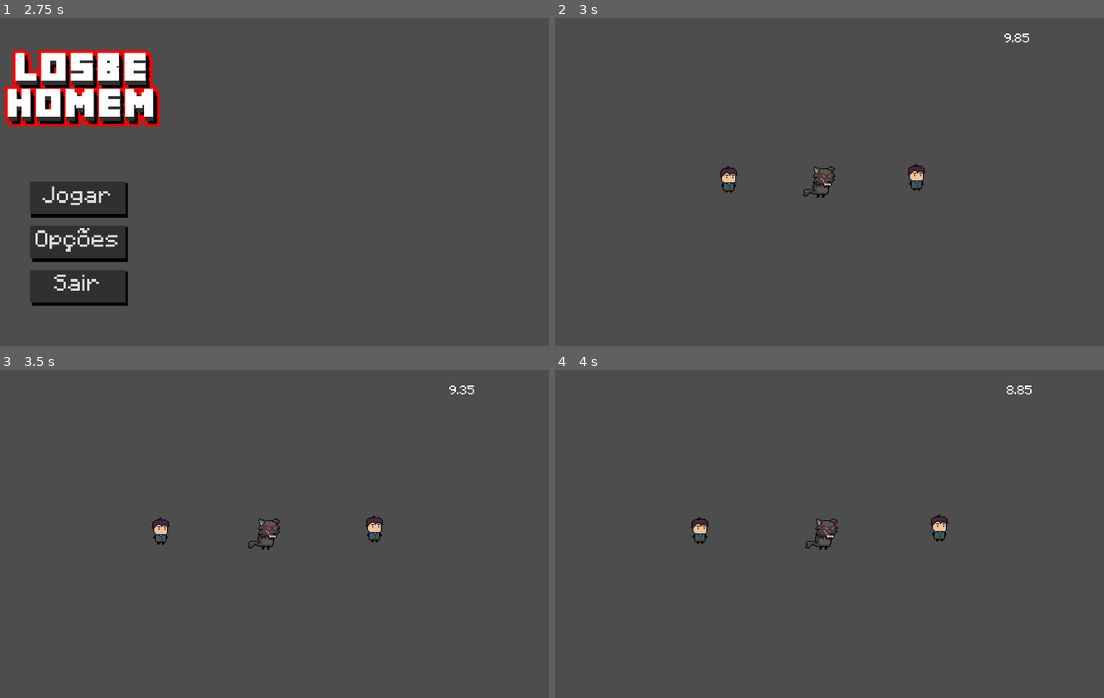
Above: before the commit, frames 1-4 (two rows, left to right).
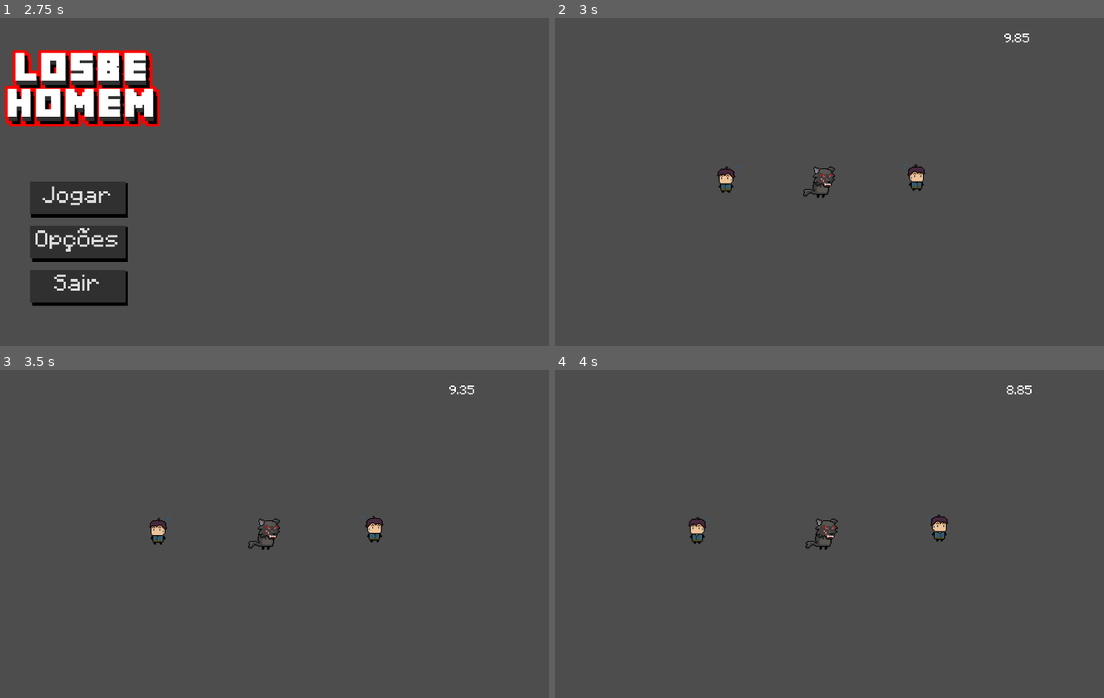
Above: after the commit, the same moments.

Repository: TheBadGuy616/Gamejam-Plus
Game: Godot game, scene res://Interfaces/menuOpcoes.tscn
Same seed, same stepped clock (60 frames per second), same inputs: the game is played once before the commit and once after it. The project has no main scene, so this scene is started directly.
Inputs (mouse positions are in pixels of both pictures, inside the frame that each line leads up to):
- Up to frame 1 (2.75 s): click "Jogar" at 0.5 s; click "Jogar" at 1.25 s; click "Opções" at 2 s
- Up to frame 2 (3 s): click "Jogar" at 2.75 s
- Up to frame 3 (3.5 s): no input
- Up to frame 4 (4 s): move the mouse to (950, 517) at 3.52 s; hold Right (ui_right) from 3.53 s (still down)

Frame 1 is identical in both runs. In frame 2, 0.2% of the frame differs, in the area x 29-68%, y 44-54%; in frame 3, 0.2%; in frame 4, 0.2%.

Commit message:
animacao Pessoa funcionando

Diff:
--- a/losbehomemauuooooouuuu/Personagens/pessoa.tscn
+++ b/losbehomemauuooooouuuu/Personagens/pessoa.tscn
@@ -1,7 +1,32 @@
-[gd_scene load_steps=6 format=3 uid="uid://b855ws05qdikb"]
+[gd_scene load_steps=9 format=3 uid="uid://b855ws05qdikb"]
 
 [ext_resource type="Script" uid="uid://bmq6dus63p7af" path="res://scritps/Pessoa.gd" id="1_pfggf"]
+[ext_resource type="Texture2D" uid="uid://ckhl0njkauevo" path="res://Sprites/pessoa3.png" id="2_4n850"]
 [ext_resource type="Texture2D" uid="uid://ct2dwc1kmxecy" path="res://Sprites/pessoa1.png" id="2_5a7ko"]
+[ext_resource type="Texture2D" uid="uid://4lk4cqgliapj" path="res://Sprites/pessoa4.png" id="3_qlhj1"]
+
+[sub_resource type="SpriteFrames" id="SpriteFrames_ii53p"]
+resource_name = "A"
+animations = [{
+"frames": [{
+"duration": 1.0,
+"texture": ExtResource("2_4n850")
+}, {
+"duration": 1.0,
+"texture": ExtResource("3_qlhj1")
+}],
+"loop": true,
+"name": &"Fugindo",
+"speed": 9.0
+}, {
+"frames": [{
+"duration": 1.0,
+"texture": ExtResource("2_5a7ko")
+}],
+"loop": true,
+"name": &"Parado",
+"speed": 1.0
+}]
 
 [sub_resource type="CapsuleShape2D" id="CapsuleShape2D_v5cb8"]
 radius = 59.0
@@ -18,21 +43,27 @@
 position = Vector2(-8, 8)
 script = ExtResource("1_pfggf")
 
-[node name="Sprite2D" type="Sprite2D" parent="."]
-texture = ExtResource("2_5a7ko")
+[node name="AnimatedSprite2D" type="AnimatedSprite2D" parent="."]
+sprite_frames = SubResource("SpriteFrames_ii53p")
+animation = &"Fugindo"
+autoplay = "Parado"
+frame_progress = 0.76138395
 
 [node name="CollisionPolygon2D" type="CollisionShape2D" parent="."]
+visible = false
 position = Vector2(15, 32.000004)
 scale = Vector2(1.2985715, 1.1066667)
 shape = SubResource("CapsuleShape2D_v5cb8")
 
 [node name="AreaDeteccao" type="Area2D" parent="."]
+visible = false
 
 [node name="DeteccaoShape" type="CollisionShape2D" parent="AreaDeteccao"]
 position = Vector2(3, 0)
 shape = SubResource("CircleShape2D_3rpey")
 
 [node name="IrDeVala" type="Area2D" parent="."]
+visible = false
 scale = Vector2(3.9200003, 1)
 
 [node name="CollisionShape2D" type="CollisionShape2D" parent="IrDeVala"]
--- a/losbehomemauuooooouuuu/scritps/Pessoa.gd
+++ b/losbehomemauuooooouuuu/scritps/Pessoa.gd
@@ -10,7 +10,7 @@
 
 var em_fuga: bool = false
 var lobisomem_alvo: CharacterBody2D = null
-
+@onready var animacao_sprite = $AnimatedSprite2D
 # --- Função Principal de Lógica de Jogo ---
 
 func _physics_process(delta):
@@ -27,6 +27,9 @@
 		# O sinal de '-' inverte o vetor, garantindo que a Pessoa corra para o lado oposto.
 		direcao_movimento = -vetor_para_alvo.normalized()
 		velocidade_atual = velocidade_fuga
+
+		if direcao_movimento.x != 0:
+			animacao_sprite.flip_h = direcao_movimento.x < 0
 
 	# 2. Aplica o Movimento
 
@@ -48,6 +51,7 @@
 	if body.is_in_group("Player"):
 		lobisomem_alvo = body
 		em_fuga = true
+		animacao_sprite.play("Fugindo")
 		#print("Pessoa: Lobisomem detectado! Fugindo...")
 
 func _on_area_deteccao_body_exited(body: Node2D) -> void:
@@ -55,6 +59,7 @@
 	if body == lobisomem_alvo:
 		lobisomem_alvo = null
 		em_fuga = false
+		animacao_sprite.play("Parado")
 		#print("Pessoa: Seguro por enquanto. Parando de correr.")
 
 
Binary file added: losbehomemauuooooouuuu/Sprites/pessoa3.png
Not shown, added: losbehomemauuooooouuuu/Sprites/pessoa3.png.import
Binary file added: losbehomemauuooooouuuu/Sprites/pessoa4.png
Not shown, added: losbehomemauuooooouuuu/Sprites/pessoa4.png.import
